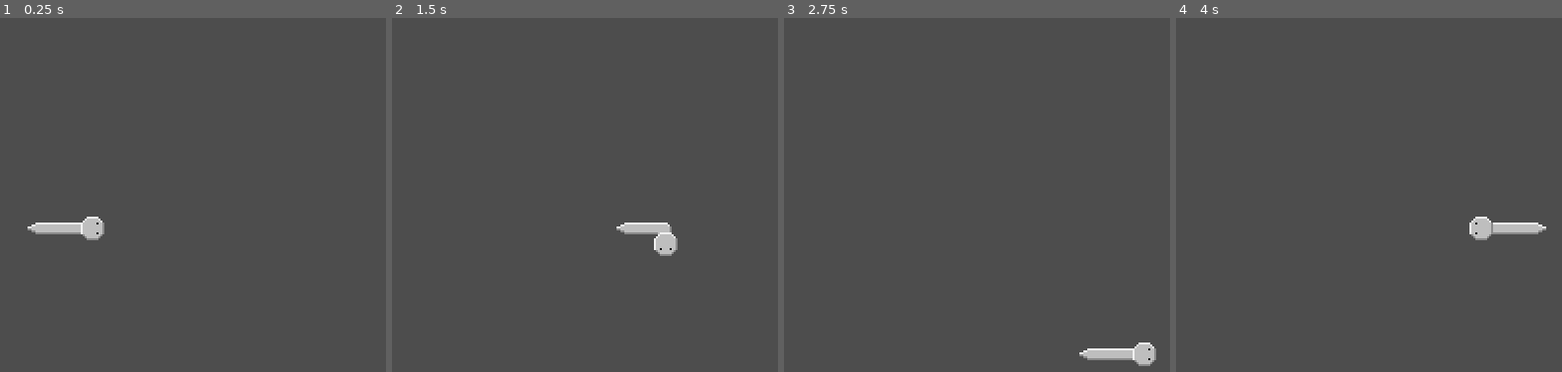
Above: before the commit, frames 1-4 (left to right).
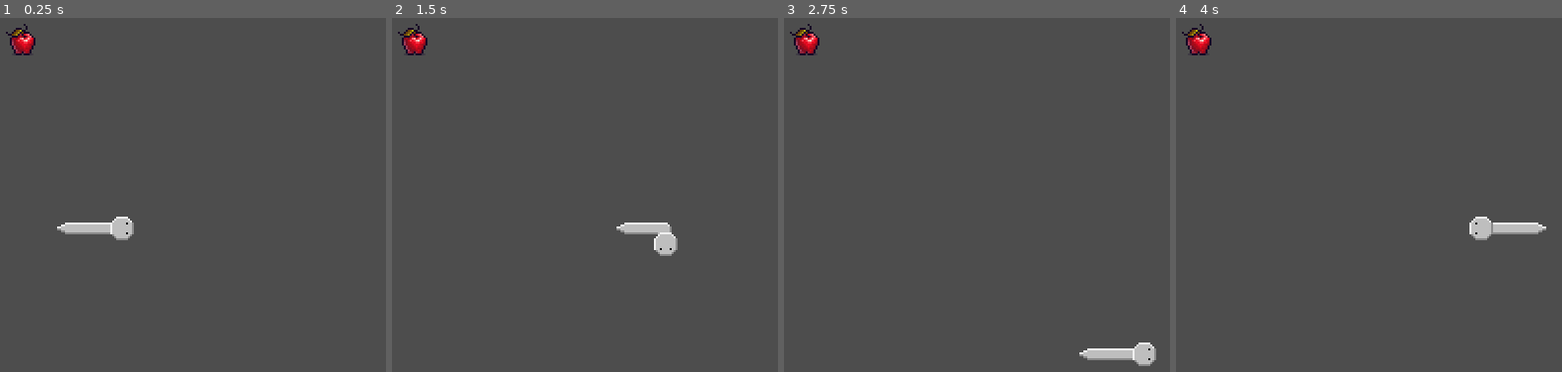
Above: after the commit, the same moments.

Repository: Carl0s4321/Snake
Game: Godot game, scene res://main.tscn
Same seed, same stepped clock (60 frames per second), same inputs: the game is played once before the commit and once after it.
Inputs:
- Up to frame 1 (0.25 s): no input
- Up to frame 2 (1.5 s): hold Right (ui_right) 0.53-1.28 s; hold Down (ui_down) from 1.28 s (still down)
- Up to frame 3 (2.75 s): release Down (ui_down) at 2.03 s; hold Right (ui_right) from 2.03 s (still down)
- Up to frame 4 (4 s): release Right (ui_right) at 2.78 s; hold Up (ui_up) 2.78-3.53 s; hold Left (ui_left) from 3.53 s (still down)

The runs differ from the first frame. In frame 1, 1.3% of the frame differs, in the area x 1-35%, y 1-63%; in frame 2, 0.4%; in frame 3, 0.4%; in frame 4, 0.4%.

Commit message:
apple working

Diff:
--- a/art/snake-tiles.tres
+++ b/art/snake-tiles.tres
@@ -1,5 +1,6 @@
-[gd_resource type="TileSet" load_steps=94 format=3 uid="uid://cinvy7px11onv"]
-
+[gd_resource type="TileSet" load_steps=96 format=3 uid="uid://cinvy7px11onv"]
+
+[ext_resource type="Texture2D" uid="uid://lpri6uqn463r" path="res://art/food.png" id="1_hrq7b"]
 [ext_resource type="Texture2D" uid="uid://dbdhego68ion4" path="res://art/snake-body-se.png" id="1_ikqb2"]
 [ext_resource type="Texture2D" uid="uid://b2go57es8umhs" path="res://art/snake-body-sw.png" id="2_hauhh"]
 [ext_resource type="Texture2D" uid="uid://cirguplgylqp3" path="res://art/snake-body-vertical.png" id="3_x4scv"]
@@ -46,6 +47,73 @@
 [ext_resource type="Texture2D" uid="uid://bnmd3bfml75w7" path="res://art/snake-body-horizontal.png" id="44_nq77l"]
 [ext_resource type="Texture2D" uid="uid://2a8xietm6rga" path="res://art/snake-body-ne.png" id="45_pqas2"]
 [ext_resource type="Texture2D" uid="uid://csemk46qtmlmo" path="res://art/snake-body-nw.png" id="46_upd5y"]
+
+[sub_resource type="TileSetAtlasSource" id="TileSetAtlasSource_wr0vu"]
+texture = ExtResource("1_hrq7b")
+0:0/0 = 0
+1:0/0 = 0
+2:0/0 = 0
+3:0/0 = 0
+4:0/0 = 0
+5:0/0 = 0
+6:0/0 = 0
+7:0/0 = 0
+0:1/0 = 0
+1:1/0 = 0
+2:1/0 = 0
+3:1/0 = 0
+4:1/0 = 0
+5:1/0 = 0
+6:1/0 = 0
+7:1/0 = 0
+0:2/0 = 0
+1:2/0 = 0
+2:2/0 = 0
+3:2/0 = 0
+4:2/0 = 0
+5:2/0 = 0
+6:2/0 = 0
+7:2/0 = 0
+0:3/0 = 0
+1:3/0 = 0
+2:3/0 = 0
+3:3/0 = 0
+4:3/0 = 0
+5:3/0 = 0
+6:3/0 = 0
+7:3/0 = 0
+0:4/0 = 0
+1:4/0 = 0
+2:4/0 = 0
+3:4/0 = 0
+4:4/0 = 0
+5:4/0 = 0
+6:4/0 = 0
+7:4/0 = 0
+0:5/0 = 0
+1:5/0 = 0
+2:5/0 = 0
+3:5/0 = 0
+4:5/0 = 0
+5:5/0 = 0
+6:5/0 = 0
+7:5/0 = 0
+0:6/0 = 0
+1:6/0 = 0
+2:6/0 = 0
+3:6/0 = 0
+4:6/0 = 0
+5:6/0 = 0
+6:6/0 = 0
+7:6/0 = 0
+0:7/0 = 0
+1:7/0 = 0
+2:7/0 = 0
+3:7/0 = 0
+4:7/0 = 0
+5:7/0 = 0
+6:7/0 = 0
+7:7/0 = 0
 
 [sub_resource type="TileSetAtlasSource" id="TileSetAtlasSource_gf2ne"]
 texture = ExtResource("1_ikqb2")
@@ -828,3 +896,4 @@
 sources/51 = SubResource("TileSetAtlasSource_e7pua")
 sources/52 = SubResource("TileSetAtlasSource_iwmoh")
 sources/6 = SubResource("TileSetAtlasSource_8wf1x")
+sources/0 = SubResource("TileSetAtlasSource_wr0vu")
--- a/main.gd
+++ b/main.gd
@@ -1,6 +1,9 @@
 extends Node2D
 
-const SNAKE = 1
+#const SNAKE = 1
+const APPLE = 0
+var apple_pos
+var add_apples = false
 
 const SNAKE_PARTS = {
 	"empty":6,
@@ -184,19 +187,35 @@
 	elif block_relation == Vector2(0,-1): return 'down'
 
 func move_snake():
-	delete_tiles(SNAKE_PARTS["tail-move-up"])
-	delete_tiles(SNAKE_PARTS["tail-move-down"])
-	delete_tiles(SNAKE_PARTS["tail-move-left"])
-	delete_tiles(SNAKE_PARTS["tail-move-right"])
-	delete_tiles(SNAKE_PARTS["tail-up"])
-	delete_tiles(SNAKE_PARTS["tail-down"])
-	delete_tiles(SNAKE_PARTS["tail-left"])
-	delete_tiles(SNAKE_PARTS["tail-right"])
-	# take everything except the last index in the body (tail)
-	var body_copy = snake_body.slice(0,snake_body.size()-1)
-	var new_head = body_copy[0] + snake_direction
-	body_copy.insert(0, new_head)
-	snake_body = body_copy
+	if add_apples:
+		delete_tiles(SNAKE_PARTS["tail-move-up"])
+		delete_tiles(SNAKE_PARTS["tail-move-down"])
+		delete_tiles(SNAKE_PARTS["tail-move-left"])
+		delete_tiles(SNAKE_PARTS["tail-move-right"])
+		delete_tiles(SNAKE_PARTS["tail-up"])
+		delete_tiles(SNAKE_PARTS["tail-down"])
+		delete_tiles(SNAKE_PARTS["tail-left"])
+		delete_tiles(SNAKE_PARTS["tail-right"])
+		# take everything except the last index in the body (tail)
+		var body_copy = snake_body.slice(0,snake_body.size())
+		var new_head = body_copy[0] + snake_direction
+		body_copy.insert(0, new_head)
+		snake_body = body_copy
+		add_apples = false
+	else:
+		delete_tiles(SNAKE_PARTS["tail-move-up"])
+		delete_tiles(SNAKE_PARTS["tail-move-down"])
+		delete_tiles(SNAKE_PARTS["tail-move-left"])
+		delete_tiles(SNAKE_PARTS["tail-move-right"])
+		delete_tiles(SNAKE_PARTS["tail-up"])
+		delete_tiles(SNAKE_PARTS["tail-down"])
+		delete_tiles(SNAKE_PARTS["tail-left"])
+		delete_tiles(SNAKE_PARTS["tail-right"])
+		# take everything except the last index in the body (tail)
+		var body_copy = snake_body.slice(0,snake_body.size()-1)
+		var new_head = body_copy[0] + snake_direction
+		body_copy.insert(0, new_head)
+		snake_body = body_copy
 
 func delete_tiles(id: int):
 	var cells = $SnakeApple.get_used_cells_by_id(0, id)
@@ -216,10 +235,25 @@
 
 
 func _ready():
-	pass
-	#$SnakeApple.set_cell(0,Vector2i(0,0),1,Vector2i(4,0),0)
-
+	apple_pos = place_apple()
+		#$SnakeApple.set_cell(0,Vector2i(0,0),1,Vector2i(4,0),0)
+
+func place_apple():
+	randomize()
+	var x = randi() % 24
+	var y = randi() % 24
+	return Vector2(x,y)
+
+func draw_apple():
+	$SnakeApple.set_cell(0, Vector2i(apple_pos.x, apple_pos.y), APPLE, Vector2i(4,1),0)
+
+func check_apple_eaten():
+	if apple_pos == snake_body[0]:
+		apple_pos = place_apple()
+		add_apples = true
 
 func _on_snake_tick_timeout():
 	move_snake()
 	draw_snake()
+	draw_apple()
+	check_apple_eaten()
--- a/project.godot
+++ b/project.godot
@@ -56,6 +56,10 @@
 ]
 }
 
+[physics]
+
+common/physics_ticks_per_second=2
+
 [rendering]
 
 textures/canvas_textures/default_texture_filter=0
Binary file added: art/food.png
Not shown, added: art/food.png.import
